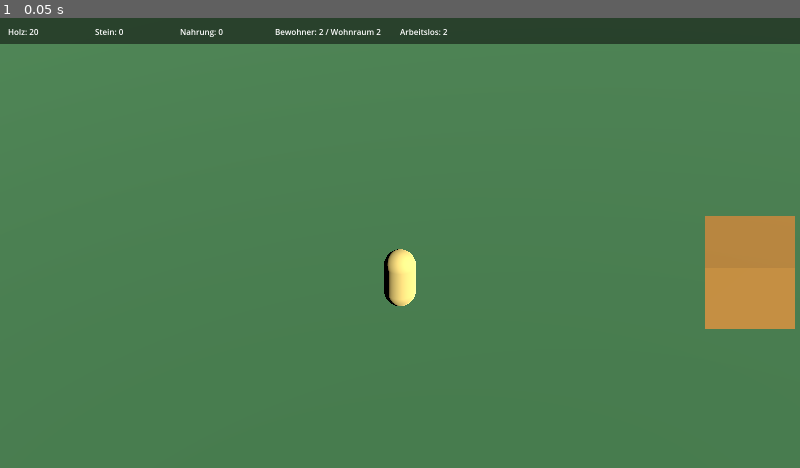
Above: before the commit, frame 1.
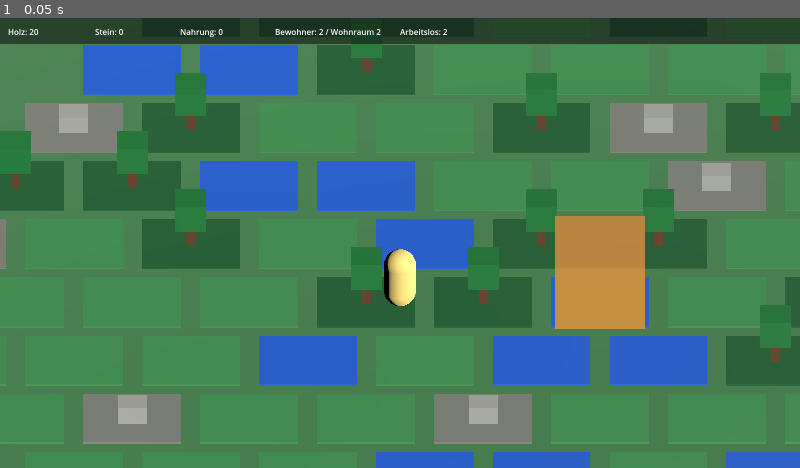
Above: after the commit, the same moment.

Repository: Ranu4922/CodexGame
Game: Godot game, scene res://scenes/Main.tscn
The game is run twice, just before and just after one commit, with the same random seed, the same clock (stepped at 60 frames per second) and the same inputs.
Inputs:
- Up to frame 1 (0.05 s): no input

The runs differ from the first frame. In frame 1, 41% of the frame differs, in the area x 0-100%, y 5-100%.

Commit message:
Render WorldData preview in PlayerWorld

Diff:
--- a/scenes/PlayerWorld.tscn
+++ b/scenes/PlayerWorld.tscn
@@ -26,6 +26,8 @@
 
 [node name="PlayerWorld" type="Node3D"]
 script = ExtResource("1_player_world_script")
+
+[node name="WorldMap" type="Node3D" parent="."]
 
 [node name="Ground" type="StaticBody3D" parent="."]
 
--- a/scripts/main.gd
+++ b/scripts/main.gd
@@ -15,6 +15,7 @@
 	print("Hex Survival MVP gestartet")
 	player_world.call("set_world_data", world_data)
 	settlement_management_view.call("set_world_data", world_data)
+	player_world.call("refresh_world_visuals")
 	player_world.call("set_active", true)
 	settlement_management_view.visible = false
 	settlement_management_view.process_mode = Node.PROCESS_MODE_DISABLED
@@ -32,6 +33,7 @@
 
 func _open_player_world() -> void:
 	settlement_management_view.call("sync_world_data")
+	player_world.call("refresh_world_visuals")
 	settlement_management_view.visible = false
 	settlement_management_view.process_mode = Node.PROCESS_MODE_DISABLED
 	player_world.process_mode = Node.PROCESS_MODE_INHERIT
--- a/scripts/player_world.gd
+++ b/scripts/player_world.gd
@@ -5,8 +5,10 @@
 @export var move_speed: float = 4.5
 @export var interaction_distance: float = 2.7
 @export var interaction_hint_height: float = 2.1
+@export var world_hex_size: float = 1.35
 
 @onready var player: Node3D = $Player
+@onready var world_map: Node3D = $WorldMap
 @onready var camera_rig: Node3D = $CameraRig
 @onready var camera: Camera3D = $CameraRig/Camera3D
 @onready var village_center: Node3D = $VillageCenter
@@ -16,16 +18,20 @@
 var target_position: Vector3 = Vector3.ZERO
 var has_move_target: bool = false
 var world_data: RefCounted
+var tile_materials: Dictionary = {}
+var marker_materials: Dictionary = {}
 
 
 func _ready() -> void:
 	target_position = player.global_position
+	_create_world_materials()
 	_configure_hint_label()
 	hint_label.visible = false
 
 
 func set_world_data(shared_world_data: RefCounted) -> void:
 	world_data = shared_world_data
+	refresh_world_visuals()
 
 
 func set_active(active: bool) -> void:
@@ -35,6 +41,7 @@
 	set_process_input(active)
 	set_process_unhandled_input(active)
 	if active:
+		refresh_world_visuals()
 		_update_camera()
 		camera.current = true
 		_update_interaction_hint()
@@ -110,6 +117,155 @@
 
 func _update_camera() -> void:
 	camera_rig.global_position = player.global_position
+
+
+func refresh_world_visuals() -> void:
+	if world_data == null:
+		return
+	_clear_world_map()
+	_create_world_tiles()
+	_create_world_building_markers()
+	_update_village_center_from_world_data()
+
+
+func _clear_world_map() -> void:
+	for child in world_map.get_children():
+		var child_node: Node = child as Node
+		if child_node == null:
+			continue
+		world_map.remove_child(child_node)
+		child_node.queue_free()
+
+
+func _create_world_tiles() -> void:
+	var tiles: Dictionary = world_data.get("tiles_by_coords") as Dictionary
+	for tile_value in tiles.values():
+		if not (tile_value is Dictionary):
+			continue
+		var tile_data: Dictionary = tile_value as Dictionary
+		var q: int = int(tile_data.get("q", 0))
+		var r: int = int(tile_data.get("r", 0))
+		var tile_type: String = String(tile_data.get("tile_type", "Gras"))
+		var tile_position: Vector3 = _axial_to_player_world(q, r)
+		_create_tile_visual(tile_position, tile_type)
+		if tile_type == "Wald":
+			_create_tree_placeholder(tile_position)
+		if tile_type == "Stein":
+			_create_stone_placeholder(tile_position)
+
+
+func _create_world_building_markers() -> void:
+	var buildings: Dictionary = world_data.get("buildings_by_coords") as Dictionary
+	for building_value in buildings.values():
+		if not (building_value is Dictionary):
+			continue
+		var building_data: Dictionary = building_value as Dictionary
+		var building_type: String = String(building_data.get("type", ""))
+		if building_type == "village_center":
+			continue
+		var q: int = int(building_data.get("q", 0))
+		var r: int = int(building_data.get("r", 0))
+		var building_position: Vector3 = _axial_to_player_world(q, r)
+		_create_building_placeholder(building_position, building_type)
+
+
+func _create_tile_visual(tile_position: Vector3, tile_type: String) -> void:
+	var tile: MeshInstance3D = MeshInstance3D.new()
+	tile.name = "WorldTile_%s" % tile_type
+	var mesh: BoxMesh = BoxMesh.new()
+	mesh.size = Vector3(world_hex_size * 1.45, 0.04, world_hex_size * 1.25)
+	tile.mesh = mesh
+	tile.position = Vector3(tile_position.x, 0.02, tile_position.z)
+	tile.material_override = _get_tile_material(tile_type)
+	world_map.add_child(tile)
+
+
+func _create_tree_placeholder(tile_position: Vector3) -> void:
+	var trunk: MeshInstance3D = MeshInstance3D.new()
+	trunk.name = "TreePlaceholder"
+	var trunk_mesh: BoxMesh = BoxMesh.new()
+	trunk_mesh.size = Vector3(0.18, 0.55, 0.18)
+	trunk.mesh = trunk_mesh
+	trunk.position = Vector3(tile_position.x, 0.32, tile_position.z)
+	trunk.material_override = marker_materials["tree_trunk"]
+	world_map.add_child(trunk)
+
+	var crown: MeshInstance3D = MeshInstance3D.new()
+	crown.name = "TreeCrownPlaceholder"
+	var crown_mesh: BoxMesh = BoxMesh.new()
+	crown_mesh.size = Vector3(0.62, 0.62, 0.62)
+	crown.mesh = crown_mesh
+	crown.position = Vector3(tile_position.x, 0.85, tile_position.z)
+	crown.material_override = marker_materials["tree_crown"]
+	world_map.add_child(crown)
+
+
+func _create_stone_placeholder(tile_position: Vector3) -> void:
+	var stone_marker: MeshInstance3D = MeshInstance3D.new()
+	stone_marker.name = "StonePlaceholder"
+	var stone_mesh: BoxMesh = BoxMesh.new()
+	stone_mesh.size = Vector3(0.58, 0.38, 0.46)
+	stone_marker.mesh = stone_mesh
+	stone_marker.position = Vector3(tile_position.x, 0.25, tile_position.z)
+	stone_marker.material_override = marker_materials["stone_marker"]
+	world_map.add_child(stone_marker)
+
+
+func _create_building_placeholder(tile_position: Vector3, building_type: String) -> void:
+	var marker: MeshInstance3D = MeshInstance3D.new()
+	marker.name = "BuildingPlaceholder_%s" % building_type
+	var marker_mesh: BoxMesh = BoxMesh.new()
+	marker_mesh.size = Vector3(0.72, 0.72, 0.72)
+	marker.mesh = marker_mesh
+	marker.position = Vector3(tile_position.x, 0.42, tile_position.z)
+	marker.material_override = marker_materials["building_marker"]
+	world_map.add_child(marker)
+
+
+func _update_village_center_from_world_data() -> void:
+	var has_center: bool = bool(world_data.get("has_village_center"))
+	if not has_center:
+		return
+	var center_coords_value: Variant = world_data.get("village_center_coords")
+	if not (center_coords_value is Vector2i):
+		return
+	var center_coords: Vector2i = center_coords_value as Vector2i
+	var center_position: Vector3 = _axial_to_player_world(center_coords.x, center_coords.y)
+	village_center.global_position = Vector3(center_position.x, 0.75, center_position.z)
+
+
+func _axial_to_player_world(q: int, r: int) -> Vector3:
+	var x_position: float = world_hex_size * sqrt(3.0) * (float(q) + float(r) * 0.5)
+	var z_position: float = world_hex_size * 1.5 * float(r)
+	return Vector3(x_position, 0.0, z_position)
+
+
+func _create_world_materials() -> void:
+	tile_materials = {
+		"Gras": _make_material(Color(0.22, 0.52, 0.28)),
+		"Wald": _make_material(Color(0.09, 0.34, 0.17)),
+		"Wasser": _make_material(Color(0.10, 0.34, 0.76)),
+		"Stein": _make_material(Color(0.45, 0.46, 0.43)),
+	}
+	marker_materials = {
+		"tree_trunk": _make_material(Color(0.34, 0.20, 0.10)),
+		"tree_crown": _make_material(Color(0.07, 0.42, 0.18)),
+		"stone_marker": _make_material(Color(0.58, 0.59, 0.56)),
+		"building_marker": _make_material(Color(0.77, 0.54, 0.24)),
+	}
+
+
+func _get_tile_material(tile_type: String) -> StandardMaterial3D:
+	if tile_materials.has(tile_type):
+		return tile_materials[tile_type] as StandardMaterial3D
+	return tile_materials["Gras"] as StandardMaterial3D
+
+
+func _make_material(color: Color) -> StandardMaterial3D:
+	var material: StandardMaterial3D = StandardMaterial3D.new()
+	material.albedo_color = color
+	material.roughness = 0.85
+	return material
 
 
 func _update_interaction_hint() -> void:
